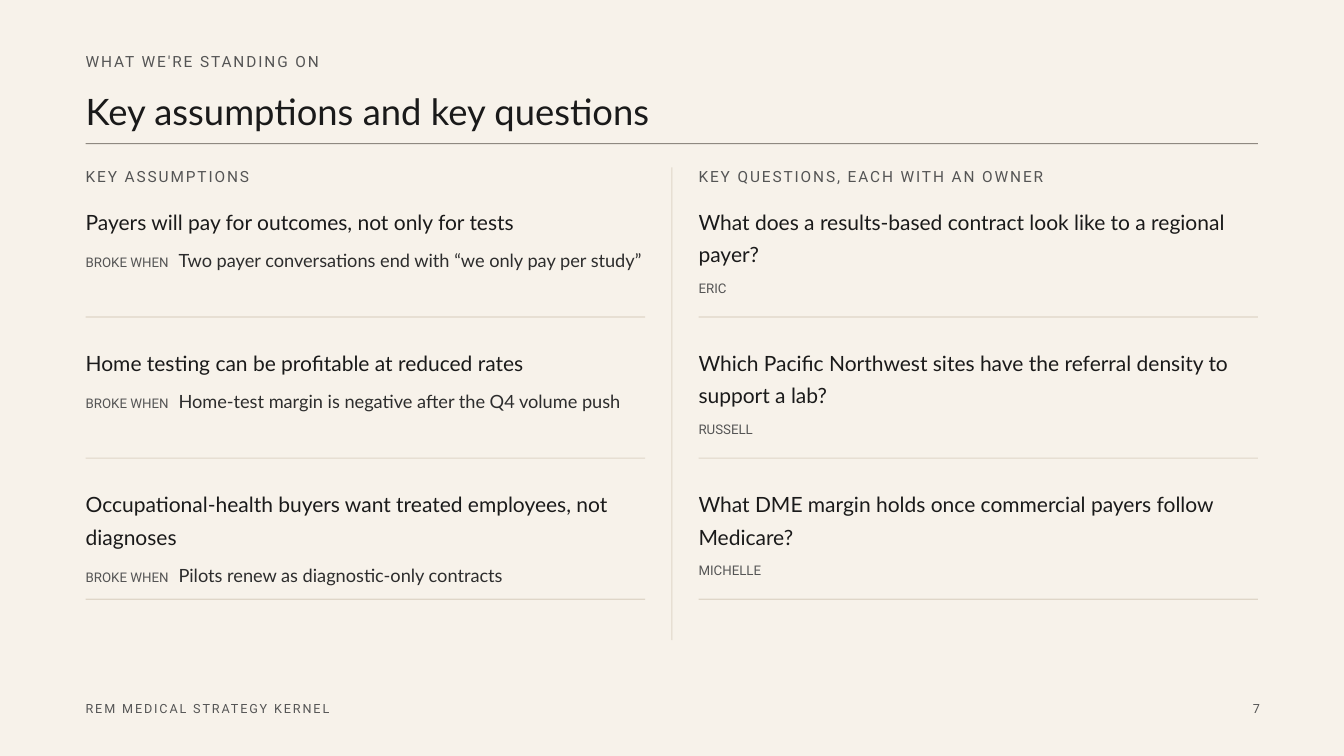
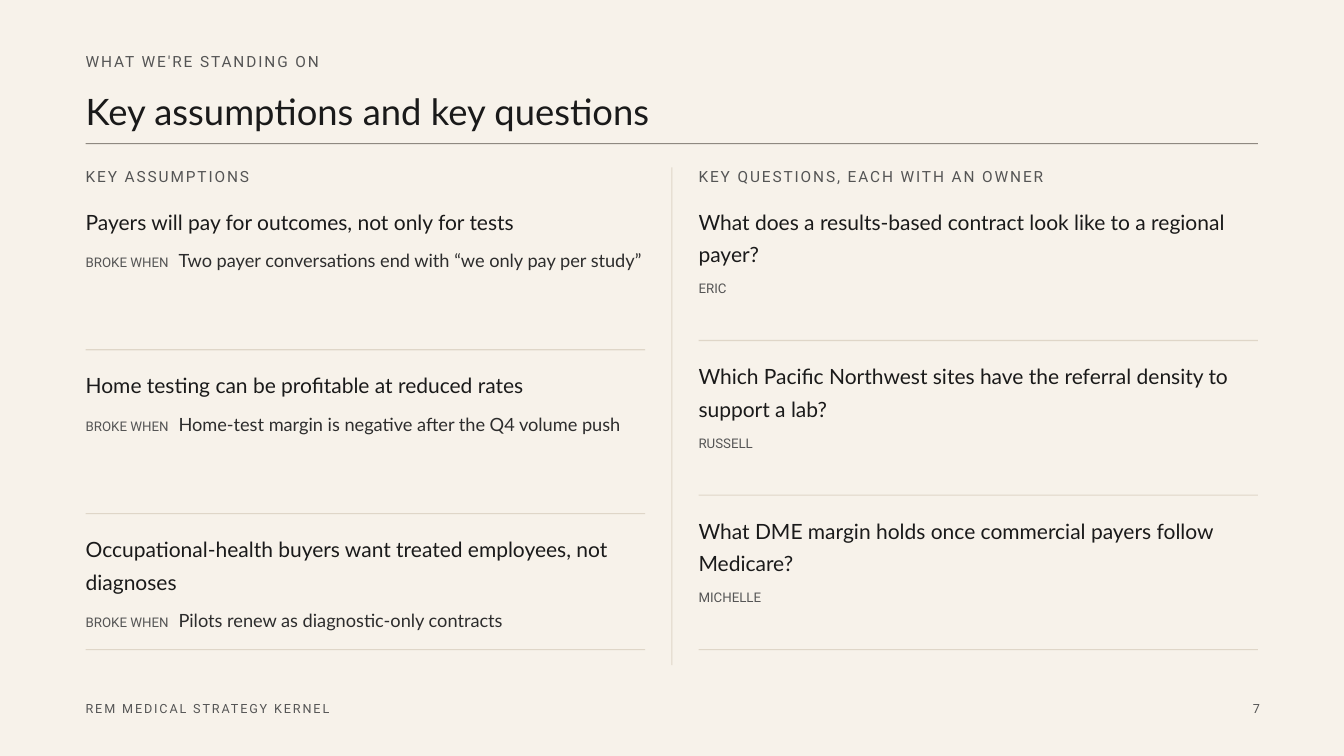
Before and after one commit to bigchewy/aligned_cc_skills, a slide deck: slide 7 of frameworks/kernel-of-good-strategy/example-strategy-kernel.pptx. Drawn at 1344x756 pixels with LibreOffice and Linux fonts; fonts in the diff are those of the drawing. Boxes give left, top, right and bottom in pixels: in the first picture for what was removed or moved away, otherwise in the second. Text is boxed around its words. In the diff, an @@ line names an element or a change of style, - is before the commit and + after.

```diff
--- a/frameworks/kernel-of-good-strategy/example-strategy-kernel.pptx
+++ b/frameworks/kernel-of-good-strategy/example-strategy-kernel.pptx
@@ rectangle: place and size @@
-rectangle at box(671, 167, 673, 640)
+rectangle at box(671, 167, 673, 665)
@@ rectangle: place and size @@
-rectangle at box(86, 317, 645, 318)
+rectangle at box(86, 349, 645, 350)
@@ text "Which Pacific Northwest sites have ...": place and size @@
-text "Which Pacific Northwest sites have ..." at box(699, 355, 1228, 434)
+text "Which Pacific Northwest sites have ..." at box(699, 368, 1228, 448)
@@ rectangle: place and size @@
-rectangle at box(699, 317, 1258, 318)
+rectangle at box(699, 340, 1258, 341)
@@ text "Home testing can be profitable ...": place and size @@
-text "Home testing can be profitable ..." at box(86, 355, 620, 412)
+text "Home testing can be profitable ..." at box(86, 377, 620, 435)
@@ rectangle: place and size @@
-rectangle at box(699, 458, 1258, 459)
+rectangle at box(699, 495, 1258, 496)
@@ text "Occupational-health buyers want treated employees, ...": place and size @@
-text "Occupational-health buyers want treated employees, ..." at box(86, 496, 607, 586)
+text "Occupational-health buyers want treated employees, ..." at box(86, 541, 607, 631)
@@ rectangle: place and size @@
-rectangle at box(86, 458, 645, 459)
+rectangle at box(86, 513, 645, 514)
@@ text "What DME margin holds once ...": place and size @@
-text "What DME margin holds once ..." at box(699, 496, 1214, 575)
+text "What DME margin holds once ..." at box(699, 523, 1214, 602)
@@ rectangle: place and size @@
-rectangle at box(86, 599, 645, 600)
+rectangle at box(86, 649, 645, 650)
@@ rectangle: place and size @@
-rectangle at box(699, 599, 1258, 600)
+rectangle at box(699, 649, 1258, 650)
```
Also in this commit, not shown: 6 other slides changed, 7 other files.
